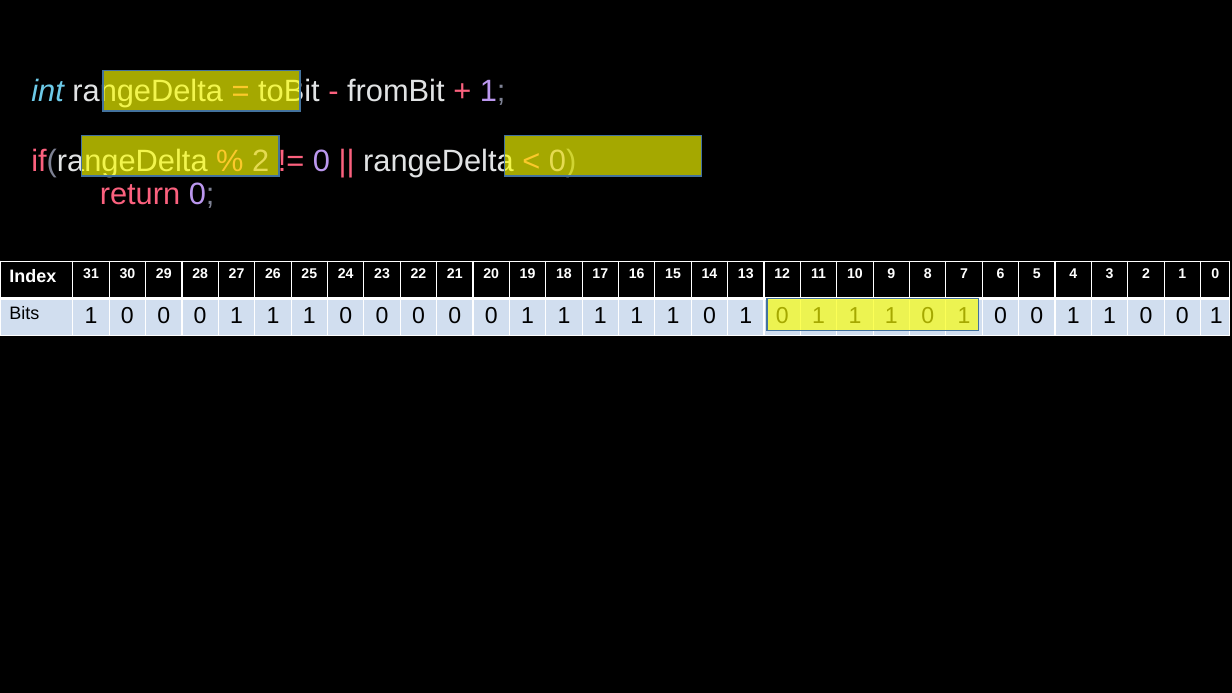
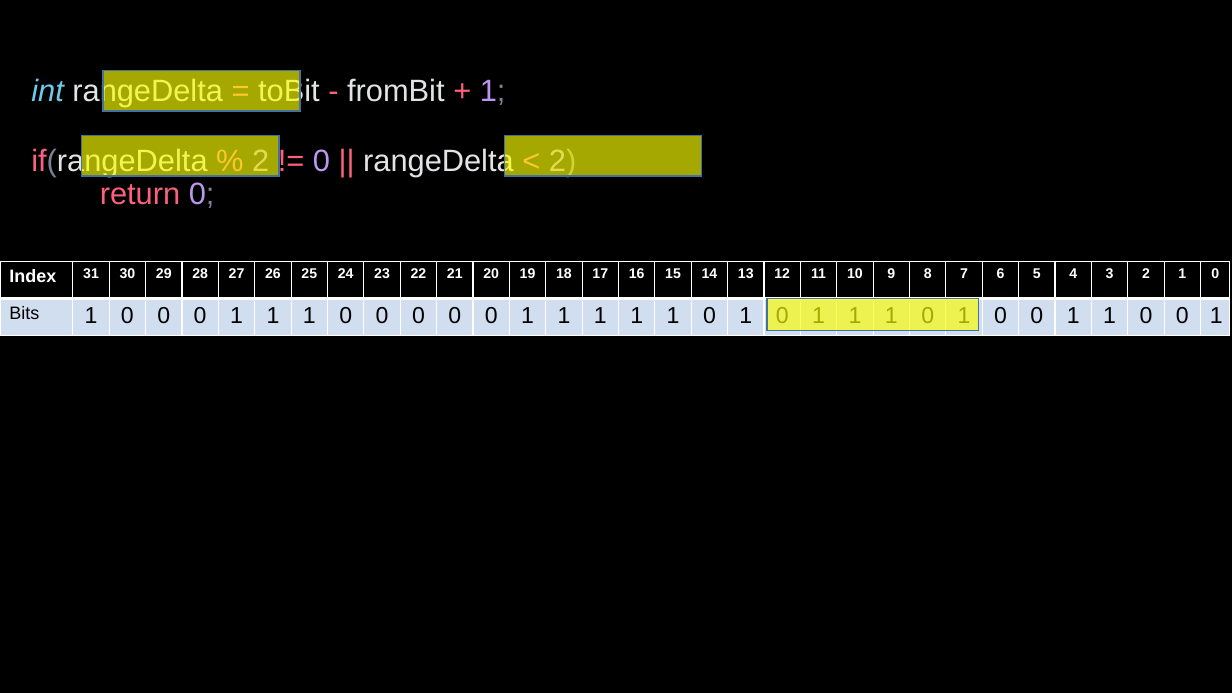
Before and after one commit to MATOO-Dev/P2-Exercise-3, a slide deck: slide 2 of Task2-Step-By-Step.pptx. Drawn at 1232x693 pixels with LibreOffice and Linux fonts; fonts in the diff are those of the drawing. Boxes give left, top, right and bottom in pixels: in the first picture for what was removed or moved away, otherwise in the second. Text is boxed around its words. In the diff, an @@ line names an element or a change of style, - is before the commit and + after.

Commit message:
Fixed Task 2 early exit on short ranges not being set correctly

```diff
--- a/Task2-Step-By-Step.pptx
+++ b/Task2-Step-By-Step.pptx
@@ title at bbox=[31, 147, 576, 177]: text changed @@
-if(rangeDelta % 2 != 0 || rangeDelta < 0)
+if(rangeDelta % 2 != 0 || rangeDelta < 2)
```
Also in this commit, not shown: 2 other files.
